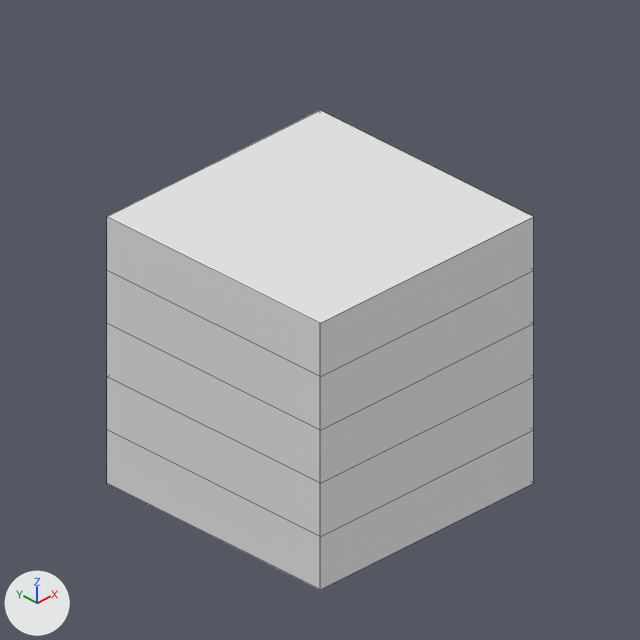
The Blender file rct2/scenery/WallsAndRoofs/CWBCRV32_Curved-Wall/CWBCRV32_V001.blend: old version first, new version second.
Before and after are seen from the file's camera 'Camera'. Every picture has the same lights, and +X, +Y and +Z are marked at lower left. Mesh edges are drawn as thin lines. The same objects are shown in both versions, whatever each file hides.
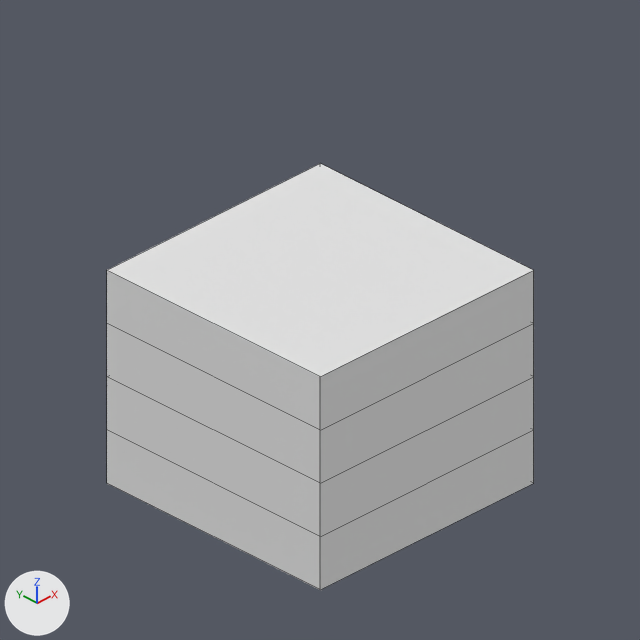
Location of each change, (x1, y1, x2, y2) in pixels of the pictures (640 x 640 px):
```json
{"object": "Cube.001", "change": "modifiers changed", "before": [107, 110, 534, 590], "after": [107, 164, 534, 590], "on screen": "11% shorter"}
```

Scene script edits in JSON lines:
```json
{"block": "ob_cube_001", "where": "_m = ob_cube_001.modifiers.new('Array', 'ARRAY')"}
{"op": "set", "path": "_m.count", "old": "5", "new": "4"}
```
